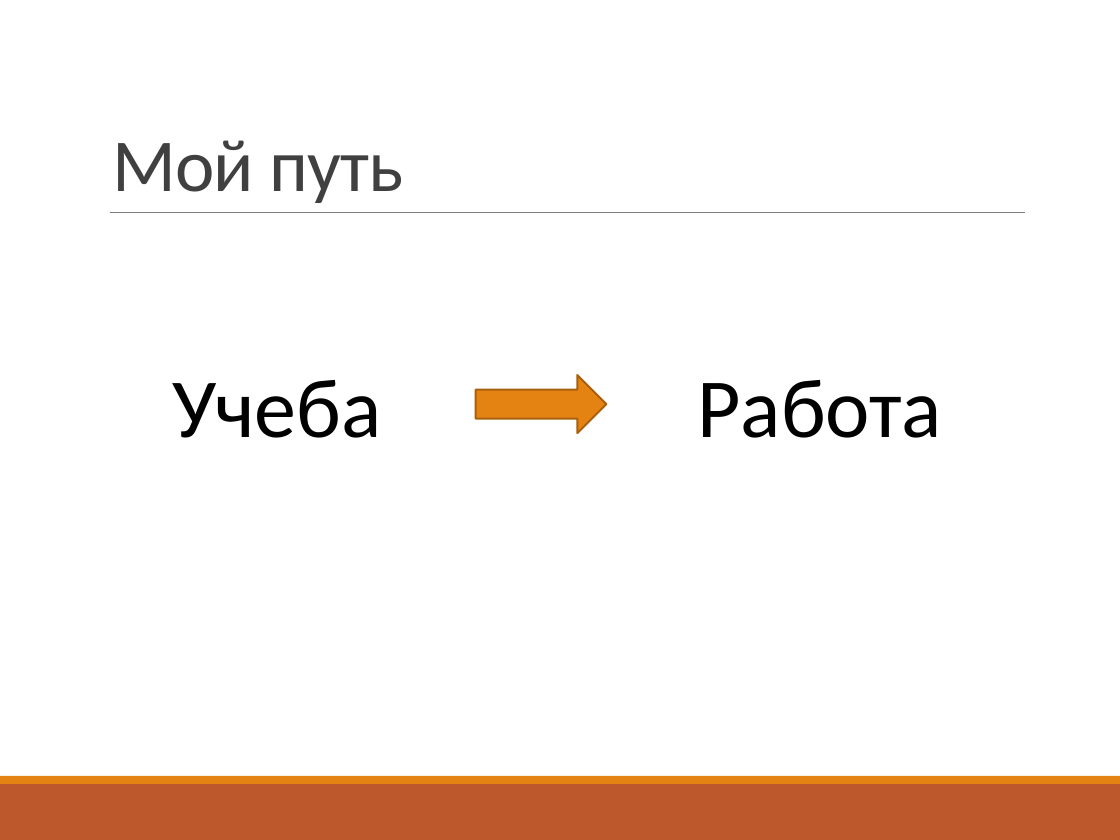
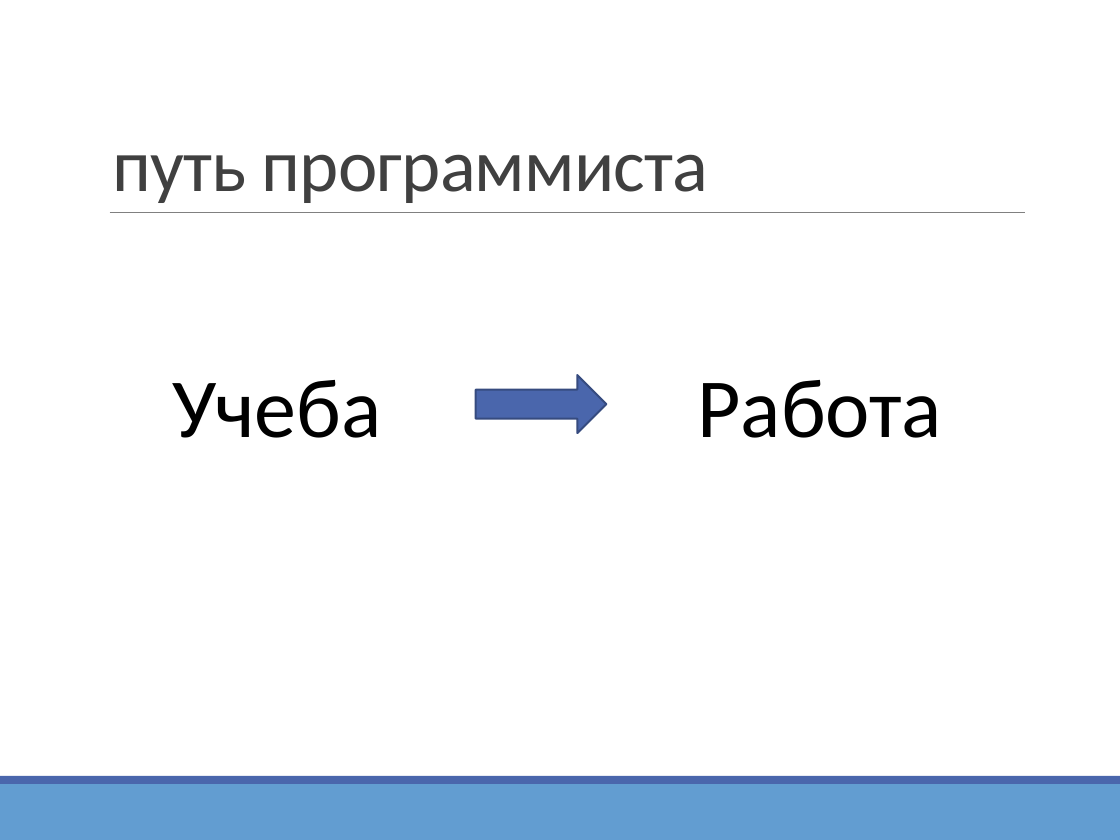
Before and after one commit to vitali-kviatkouski/personal, a slide deck: slide 5 of epamkids/EPAMKids.pptx. Drawn at 1120x840 pixels with LibreOffice and Linux fonts; fonts in the diff are those of the drawing. Boxes give left, top, right and bottom in pixels: in the first picture for what was removed or moved away, otherwise in the second. Text is boxed around its words. In the diff, an @@ line names an element or a change of style, - is before the commit and + after.

```diff
--- a/epamkids/EPAMKids.pptx
+++ b/epamkids/EPAMKids.pptx
@@ title at (112,154,709,203): text changed @@
-Мой путь
+путь программиста
@@ right arrow at (476,375,607,433): fill #E48312 to #4A66AC; outline #A9610D 1.25 pt to #374B7F 1.25 pt @@
@@ rectangle at (0,776,1120,784): fill #E48312 to #4A66AC @@
@@ rectangle at (0,784,1120,840): fill #BD582C to #629DD1 @@
```
Also in this commit, not shown: 20 other slides changed, 3 slides added, 6 slides removed.
